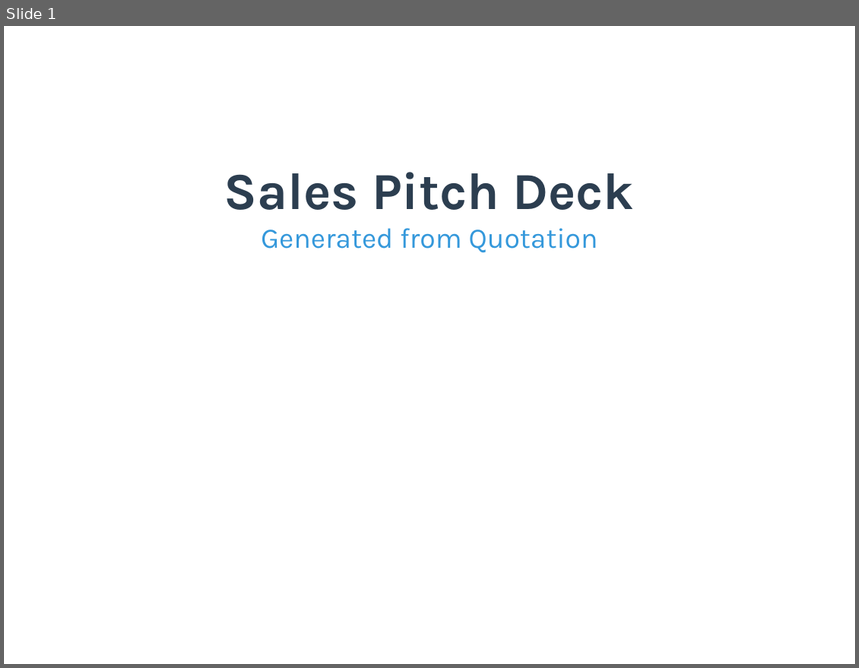
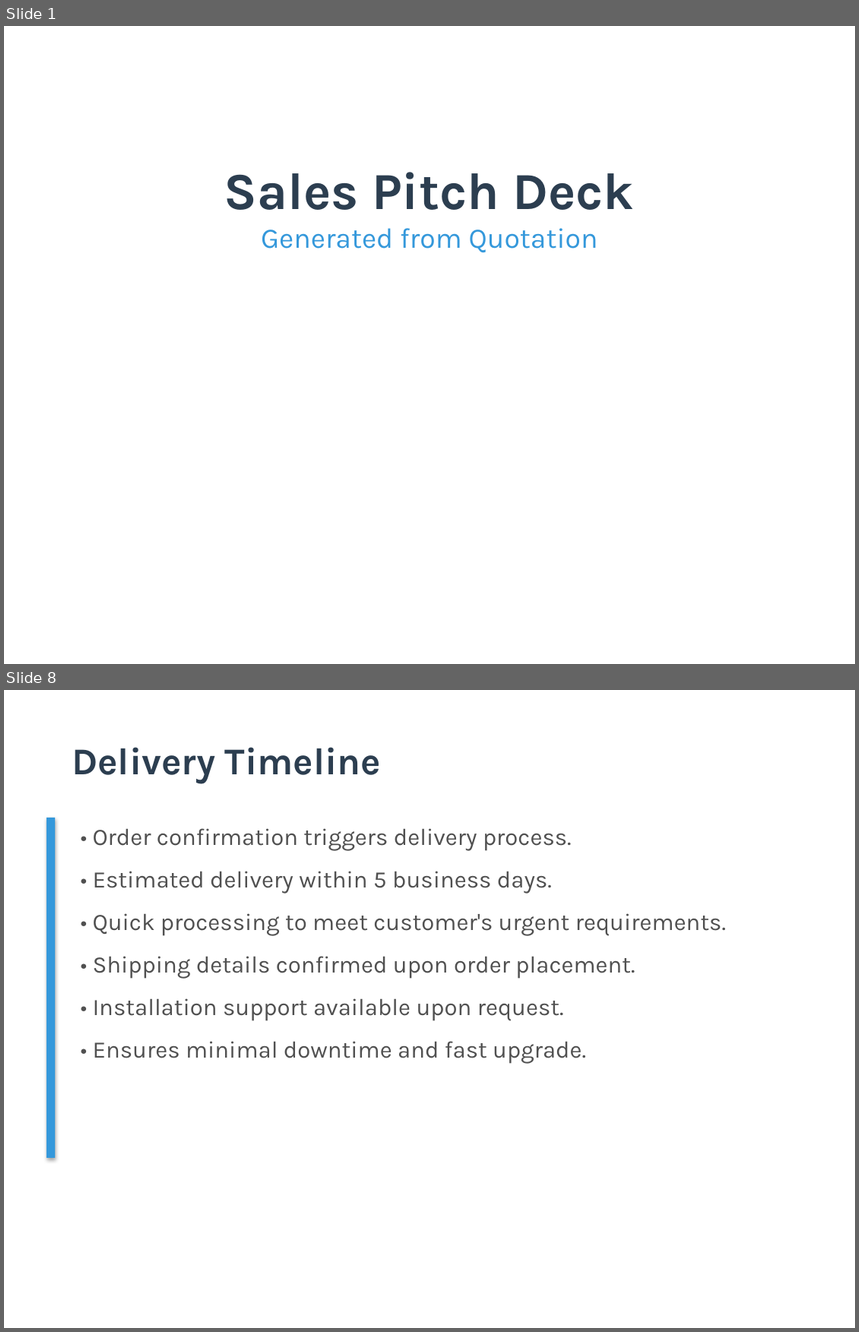
Before and after one commit to TejasGupta-27/b2b-sales-backend, a slide deck: Data/pitch_decks/pitch_deck_001.pptx. Shown one above the other, each under a label of ours: slide 1 before the commit, slides 1 and 8 after it; the slides between them are not shown. The pictures are 859x668 and 859x1332 pixels, drawn with LibreOffice and Linux fonts; fonts in the diff are those of the drawing. Boxes give left, top, right and bottom in pixels: in the first picture for what was removed or moved away, otherwise in the second. Text is boxed around its words. In the diff, an @@ line names an element or a change of style, - is before the commit and + after.

```diff
--- a/Data/pitch_decks/pitch_deck_001.pptx
+++ b/Data/pitch_decks/pitch_deck_001.pptx
@@ slide 8 added at [4,690,855,1328], background #FFFFFF @@
@@ text added at [72,747,381,783], 32 pt, text #2C3E50, bold @@
+Delivery Timeline
@@ rectangle added at [47,818,55,1158], fill #3498DB @@
@@ text added at [93,828,726,1064], 20 pt, text #505050 @@
+• Order confirmation triggers delivery process.
+• Estimated delivery within 5 business days.
+• Quick processing to meet customer's urgent requirements.
+• Shipping details confirmed upon order placement.
+• Installation support available upon request.
+• Ensures minimal downtime and fast upgrade.
```
Also in this commit, not shown: 1 slide changed, 7 other slides added, 8 slides removed, 23 other files.
